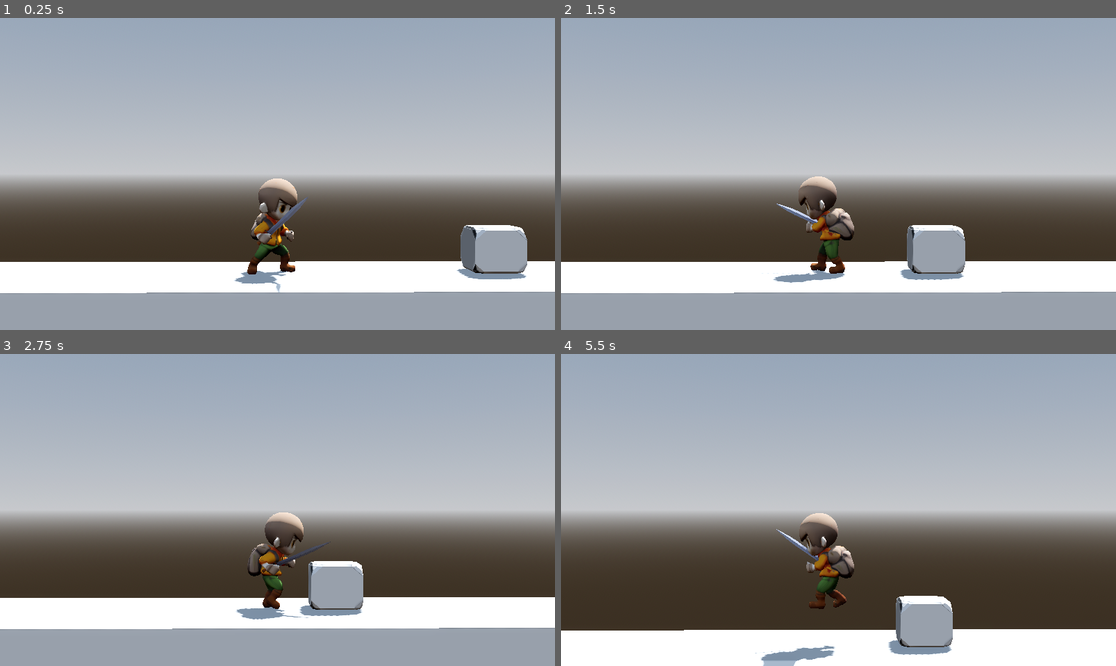
Above: before the commit, frames 1-4 (two rows, left to right).
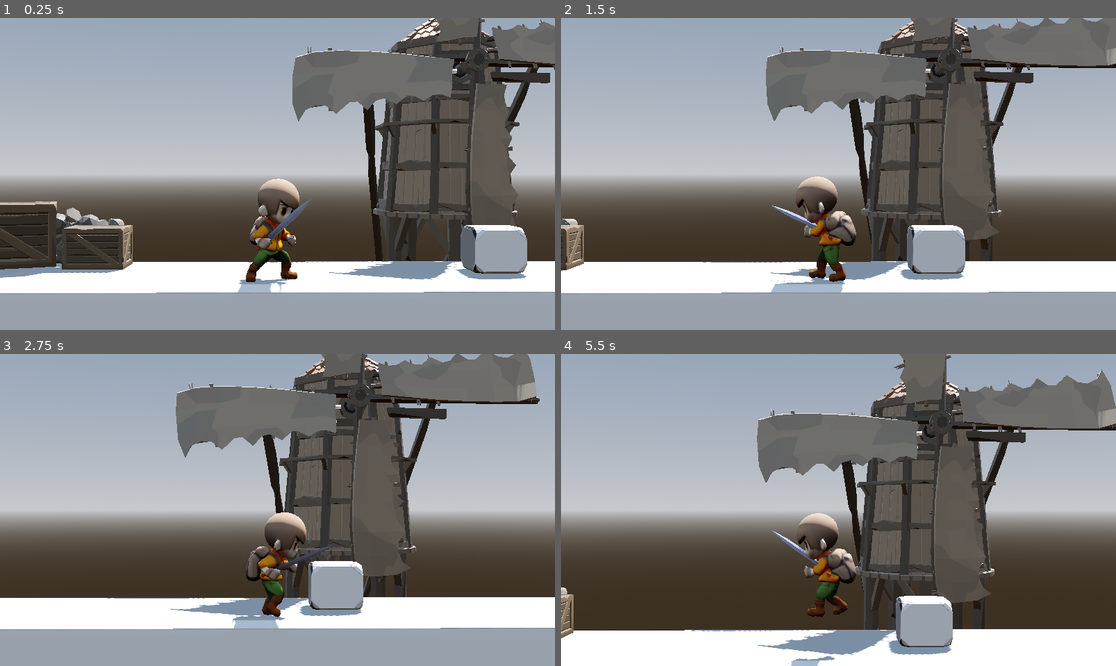
Above: after the commit, the same moments.

Repository: vitalymind/Albion-Adventure
Game: Godot game, scene res://src/scenes/levelTest.tscn
The game is run twice, just before and just after one commit, with the same random seed, the same clock (stepped at 60 frames per second) and the same inputs.
Inputs:
- Up to frame 1 (0.25 s): no input
- Up to frame 2 (1.5 s): tap Enter (ui_accept) at 0.5, 0.77 s; hold D (move_forward) 0.53-1.28 s; hold A (move_backward) from 1.28 s (still down)
- Up to frame 3 (2.75 s): tap Enter (ui_accept) at 1.52 s; release A (move_backward) at 2.03 s; hold D (move_forward) from 2.03 s (still down)
- Up to frame 4 (5.5 s): tap Enter (ui_accept) at 3.02, 3.77, 4.52 s; release D (move_forward) at 3.53 s; hold Left (ui_left) 3.53-5.03 s; hold A (move_backward) from 5.03 s (still down)

The runs differ from the first frame. In frame 1, 23% of the frame differs, in the area x 0-100%, y 0-89%; in frame 2, 23%; in frame 3, 22%; in frame 4, 24%, in the area x 0-100%, y 0-100%.

Commit message:
asset import

Diff:
--- /dev/null
+++ b/src/scenes/levelDesign.tscn
@@ -0,0 +1,62 @@
+[gd_scene load_steps=12 format=3 uid="uid://g8mory3p6kb4"]
+
+[ext_resource type="PackedScene" uid="uid://ehmeqam266dg" path="res://assets/models/Meadow_Source_Files/FBX/SM_Env_Wildflowers_01.fbx" id="1_myl60"]
+[ext_resource type="PackedScene" uid="uid://c5qkf82ggefqv" path="res://assets/models/Meadow_Source_Files/FBX/SM_Env_Rock_Small_Pile_02.fbx" id="2_2o0w1"]
+[ext_resource type="PackedScene" uid="uid://cipogrulkkbn0" path="res://assets/models/Meadow_Source_Files/FBX/SM_Env_Rock_Pile_03.fbx" id="3_cvgab"]
+[ext_resource type="PackedScene" uid="uid://tbnoxjftxqpt" path="res://assets/models/Meadow_Source_Files/FBX/SM_Env_Rock_Cliff_01.fbx" id="4_4tc2n"]
+[ext_resource type="PackedScene" uid="uid://dvn2ge110lhya" path="res://assets/models/Meadow_Source_Files/FBX/SM_Bld_Windmill_01.fbx" id="5_8plqf"]
+
+[sub_resource type="BoxShape3D" id="BoxShape3D_vspfp"]
+
+[sub_resource type="BoxMesh" id="BoxMesh_c6me8"]
+
+[sub_resource type="ProceduralSkyMaterial" id="ProceduralSkyMaterial_cweqo"]
+
+[sub_resource type="Sky" id="Sky_vorho"]
+sky_material = SubResource("ProceduralSkyMaterial_cweqo")
+
+[sub_resource type="Environment" id="Environment_mmm6x"]
+background_mode = 2
+sky = SubResource("Sky_vorho")
+
+[sub_resource type="CameraAttributesPractical" id="CameraAttributesPractical_wchj3"]
+
+[node name="LevelDesign" type="Node2D"]
+
+[node name="Node3D" type="Node3D" parent="."]
+
+[node name="StaticBody3D" type="StaticBody3D" parent="Node3D"]
+transform = Transform3D(1, 0, 0, 0, 1.89342, 0, 0, 0, 1, 0, -0.426823, 0)
+
+[node name="CollisionShape3D" type="CollisionShape3D" parent="Node3D/StaticBody3D"]
+shape = SubResource("BoxShape3D_vspfp")
+
+[node name="MeshInstance3D" type="MeshInstance3D" parent="Node3D/StaticBody3D"]
+transform = Transform3D(7.39268, 0, 0, 0, 1, 0, 0, 0, 1, 0, 0, 0)
+mesh = SubResource("BoxMesh_c6me8")
+
+[node name="WorldEnvironment" type="WorldEnvironment" parent="Node3D"]
+environment = SubResource("Environment_mmm6x")
+camera_attributes = SubResource("CameraAttributesPractical_wchj3")
+
+[node name="SM_Env_Wildflowers_01" parent="Node3D" instance=ExtResource("1_myl60")]
+transform = Transform3D(1, 0, 0, 0, 1, 0, 0, 0, 1, -2.36985, 0.510352, -0.0290422)
+visible = false
+
+[node name="DirectionalLight3D" type="DirectionalLight3D" parent="Node3D"]
+transform = Transform3D(1, 0, 0, 0, 0.404439, 0.914565, 0, -0.914565, 0.404439, 0, 0.698308, 2.03195)
+
+[node name="Camera3D" type="Camera3D" parent="."]
+transform = Transform3D(1, 0, 0, 0, 1, 0, 0, 0, 1, 0.569636, 1.99356, 3.95552)
+
+[node name="SM_Env_Rock_Small_Pile_02" parent="." instance=ExtResource("2_2o0w1")]
+transform = Transform3D(1, 0, 0, 0, 0.585708, -0.810522, 0, 0.810522, 0.585708, -2.94492, 0.398377, 0.532462)
+
+[node name="SM_Env_Rock_Pile_03" parent="." instance=ExtResource("3_cvgab")]
+transform = Transform3D(0.178635, 0, 0, 0, 0.508362, 0, 0, 0, 0.259975, -3.74349, 0, 0.172265)
+
+[node name="SM_Env_Rock_Cliff_01" parent="." instance=ExtResource("4_4tc2n")]
+transform = Transform3D(0.988583, 0, -0.150674, 0, 1, 0, 0.150674, 0, 0.988583, -0.935787, -4.90392, -2.56466)
+
+[node name="SM_Bld_Windmill_01" parent="." instance=ExtResource("5_8plqf")]
+transform = Transform3D(1, 0, 0, 0, 1, 0, 0, 0, 1, 3.29103, -1.20238, -6.20476)
--- a/src/scenes/levelTest.tscn
+++ b/src/scenes/levelTest.tscn
@@ -1,10 +1,13 @@
-[gd_scene load_steps=12 format=3 uid="uid://c3dtpwn1q0ftu"]
+[gd_scene load_steps=15 format=3 uid="uid://c3dtpwn1q0ftu"]
 
 [ext_resource type="PackedScene" uid="uid://bo06ccpt6oe6k" path="res://src/player.tscn" id="1_sqf1x"]
 [ext_resource type="Script" path="res://src/scripts/player.gd" id="2_1uqg0"]
 [ext_resource type="ArrayMesh" uid="uid://rjcjqoiyc0rr" path="res://assets/models/rock.obj" id="3_rcii3"]
 [ext_resource type="Script" path="res://src/scripts/camera.gd" id="3_wth0y"]
 [ext_resource type="Texture2D" uid="uid://c1hga3i46xiu8" path="res://assets/models/rock_diffuse.png" id="4_e475t"]
+[ext_resource type="PackedScene" uid="uid://cjprmoc2ld8jr" path="res://assets/models/windmill.glb" id="6_6x7nx"]
+[ext_resource type="PackedScene" uid="uid://b0en7qkqhs2qe" path="res://assets/models/crate_1.glb" id="6_kb7cb"]
+[ext_resource type="PackedScene" uid="uid://dbkck75tmsbnq" path="res://assets/models/rock_wall.glb" id="7_4wtor"]
 
 [sub_resource type="ProceduralSkyMaterial" id="ProceduralSkyMaterial_kx31x"]
 sky_horizon_color = Color(0.64625, 0.65575, 0.67075, 1)
@@ -37,13 +40,19 @@
 shadow_enabled = true
 
 [node name="player" parent="." instance=ExtResource("1_sqf1x")]
-transform = Transform3D(1, 0, 0, 0, 1, 0, 0, 0, 1, 0, 4.02788, 0)
+transform = Transform3D(1, 0, 0, 0, 1, 0, 0, 0, 1, 0, 4.02788, 0.79791)
 script = ExtResource("2_1uqg0")
 
 [node name="Camera3D" type="Camera3D" parent="."]
 transform = Transform3D(0.999918, 0, -0.0127755, 0, 1, 0, 0.0127755, 0, 0.999918, -0.0768461, 0, 11.1495)
 fov = 30.0
 script = ExtResource("3_wth0y")
+
+[node name="crate_2" parent="." instance=ExtResource("6_kb7cb")]
+transform = Transform3D(-0.744028, 0, 2.12342, 0, 2.25, 0, -2.12342, 0, -0.744028, -5.18831, 3.14071, -0.446829)
+
+[node name="crate_1" parent="." instance=ExtResource("6_kb7cb")]
+transform = Transform3D(0.010053, 0, -1.49997, 0, 1.5, 0, 1.49997, 0, 0.010053, -3.47978, 3.05947, -0.698134)
 
 [node name="StaticBody3D" type="StaticBody3D" parent="."]
 transform = Transform3D(1, 0, 0, 0, 1, 0, 0, 0, 1, 0, 0.374, 1.369)
@@ -71,3 +80,15 @@
 mesh = ExtResource("3_rcii3")
 skeleton = NodePath("")
 surface_material_override/0 = SubResource("StandardMaterial3D_ajovp")
+
+[node name="windmill" parent="." instance=ExtResource("6_6x7nx")]
+transform = Transform3D(1, 0, 0, 0, 1, 0, 0, 0, 1, 5.33667, 1.61892, -6.70967)
+
+[node name="rock_wall" parent="." instance=ExtResource("7_4wtor")]
+transform = Transform3D(1, 0, 0, 0, 1, 0, 0, 0, 1, -3.13387, 3.05947, -1.2492)
+
+[node name="rock_wall" parent="rock_wall" instance=ExtResource("7_4wtor")]
+transform = Transform3D(1, 0, 0, 0, 1, 0, 0, 0, 1, -5.08566, -0.0509236, -0.110343)
+
+[node name="rock_wall" parent="rock_wall/rock_wall" instance=ExtResource("7_4wtor")]
+transform = Transform3D(0.308336, 0, 0.951277, 0, 1, 0, -0.951277, 0, 0.308336, -4.59692, -0.0509236, -2.11047)
Binary file added: assets/models/crate_1.glb
Not shown, added: assets/models/crate_1.glb.import
Binary file added: assets/models/crate_1_PolygonNatureBiomes_Meadow_Texture_01_Saturated.png
Not shown, added: assets/models/crate_1_PolygonNatureBiomes_Meadow_Texture_01_Saturated.png.import
Binary file added: assets/models/rock_wall.glb
Not shown, added: assets/models/rock_wall.glb.import
Binary file added: assets/models/rock_wall_PolygonNatureBiomes_Meadow_Texture_01_Saturated.png
Not shown, added: assets/models/rock_wall_PolygonNatureBiomes_Meadow_Texture_01_Saturated.png.import
Binary file added: assets/models/windmill.glb
Not shown, added: assets/models/windmill.glb.import
Binary file added: assets/models/windmill_PolygonNatureBiomes_Meadow_Texture_01.png
Not shown, added: assets/models/windmill_PolygonNatureBiomes_Meadow_Texture_01.png.import
